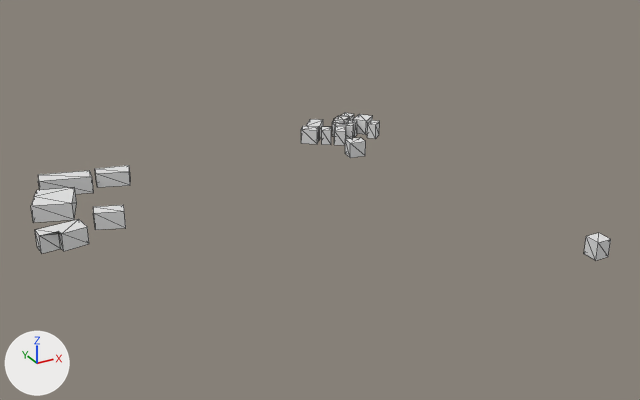
The glTF model output/glb/tile_559.glb, before and after one commit.
Both versions are drawn from a camera (50 mm lens) standing at (-196.0, -392.0, 207.0) and looking at (20.0, 1.0, 10.0). The lights are fixed; the arrows at lower left show +X, +Y and +Z. The picture after the commit comes second. Mesh edges are drawn as thin lines.
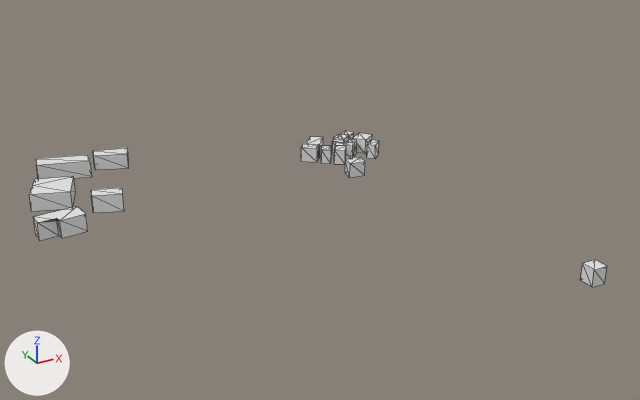
Changed parts and their boxes (x1, y1, x2, y2) in the pictures (640 x 400 px; the box of a moved part takes in the faces that stretch with it):
'Mesh_0', reshaped (6% taller)
    before: (31, 113, 611, 260)
    after: (29, 131, 607, 287)
part 1 of me_mesh_0, moved or reshaped
    before: (584, 233, 611, 260)
    after: (580, 260, 607, 287)
part 2 of me_mesh_0, moved or reshaped
    before: (367, 120, 380, 139)
    after: (367, 140, 379, 159)
part 3 of me_mesh_0, moved or reshaped
    before: (345, 137, 366, 158)
    after: (345, 157, 365, 178)
part 4 of me_mesh_0, moved or reshaped
    before: (335, 124, 354, 139)
    after: (335, 143, 353, 159)
part 5 of me_mesh_0, moved or reshaped
    before: (334, 126, 346, 145)
    after: (334, 146, 346, 164)
part 6 of me_mesh_0, moved or reshaped
    before: (322, 127, 331, 145)
    after: (321, 146, 331, 164)
part 7 of me_mesh_0, moved or reshaped
    before: (301, 126, 319, 144)
    after: (301, 144, 319, 162)
part 8 of me_mesh_0, moved or reshaped
    before: (306, 119, 323, 140)
    after: (307, 137, 323, 158)
part 9 of me_mesh_0, moved or reshaped
    before: (332, 121, 345, 136)
    after: (332, 139, 345, 155)
part 10 of me_mesh_0, moved or reshaped
    before: (347, 120, 357, 137)
    after: (346, 139, 357, 156)
part 11 of me_mesh_0, moved or reshaped
    before: (353, 114, 373, 135)
    after: (352, 133, 372, 154)
part 12 of me_mesh_0, moved or reshaped
    before: (334, 116, 349, 124)
    after: (334, 134, 348, 143)
part 13 of me_mesh_0, moved or reshaped
    before: (341, 113, 354, 120)
    after: (341, 131, 354, 139)
part 14 of me_mesh_0, moved or reshaped
    before: (31, 187, 77, 223)
    after: (29, 176, 76, 211)
part 15 of me_mesh_0, moved or reshaped
    before: (38, 170, 94, 194)
    after: (36, 155, 92, 179)
part 16 of me_mesh_0, moved or reshaped
    before: (95, 165, 131, 187)
    after: (93, 148, 129, 170)
part 17 of me_mesh_0, moved or reshaped
    before: (35, 219, 89, 253)
    after: (33, 206, 88, 240)
part 18 of me_mesh_0, moved or reshaped
    before: (93, 205, 126, 230)
    after: (91, 188, 124, 213)

Diff of the bpy script that builds the scene:
```diff
--- a/output/glb/tile_559.glb.py
+++ b/output/glb/tile_559.glb.py
@@ me_mesh_0 @@
 # used by ob_mesh_0; location = (0.0, 0.0, 0.0)
-me_mesh_0.from_pydata(...)  # 152 vertices, 192 faces; spans x -126.0..124.0, y -112.0..128.0, z 0.0..10.0
+me_mesh_0.from_pydata(...)  # 152 vertices, 192 faces; spans x -126.0..124.0, y -112.0..128.0, z -15.0..20.0
+# me_mesh_0 part 1: the loose piece of 8 vertices spanning x 116.0..124.0, y -112.0..-103.0, z 0.0..10.0 is moved by (0.0, 0.0, -15.0)
+# me_mesh_0 part 2: the loose piece of 8 vertices spanning x 111.0..122.0, y 95.0..105.0, z 0.0..10.0 is moved by (0.0, 0.0, -15.0)
+# me_mesh_0 part 3: the loose piece of 8 vertices spanning x 81.0..93.0, y 70.0..80.0, z 0.0..10.0 is moved by (0.0, 0.0, -14.0)
+# me_mesh_0 part 4: the loose piece of 8 vertices spanning x 90.0..103.0, y 100.0..111.0, z 0.0..10.0 is moved by (0.0, 0.0, -14.0)
+# me_mesh_0 part 5: the loose piece of 8 vertices spanning x 84.0..96.0, y 94.0..106.0, z 0.0..10.0 is moved by (0.0, 0.0, -14.0)
+# me_mesh_0 part 6: the loose piece of 8 vertices spanning x 77.0..87.0, y 99.0..110.0, z 0.0..10.0 is moved by (0.0, 0.0, -14.0)
+# me_mesh_0 part 7: the loose piece of 8 vertices spanning x 66.0..79.0, y 105.0..117.0, z 0.0..10.0 is moved by (0.0, 0.0, -13.0)
+# me_mesh_0 part 8: the loose piece of 8 vertices spanning x 73.0..89.0, y 111.0..127.0, z 0.0..10.0 is moved by (0.0, 0.0, -13.0)
+# me_mesh_0 part 9: the loose piece of 8 vertices spanning x 92.0..100.0, y 108.0..117.0, z 0.0..10.0 is moved by (0.0, 0.0, -14.0)
+# me_mesh_0 part 10: the loose piece of 8 vertices spanning x 100.0..108.0, y 104.0..113.0, z 0.0..10.0 is moved by (0.0, 0.0, -14.0)
+# me_mesh_0 part 11: the loose piece of 8 vertices spanning x 108.0..123.0, y 105.0..120.0, z 0.0..10.0 is moved by (0.0, 0.0, -14.0)
+# me_mesh_0 part 12: the loose piece of 8 vertices spanning x 96.0..107.0, y 114.0..124.0, z 0.0..10.0 is moved by (0.0, 0.0, -14.0)
+# me_mesh_0 part 13: the loose piece of 8 vertices spanning x 104.0..114.0, y 118.0..128.0, z 0.0..10.0 is moved by (0.0, 0.0, -14.0)
+# me_mesh_0 part 14: the loose piece of 12 vertices spanning x -122.0..-94.0, y 63.0..90.0, z 0.0..10.0 is moved by (0.0, 0.0, 7.0)
+# me_mesh_0 part 15: the loose piece of 8 vertices spanning x -110.0..-79.0, y 95.0..114.0, z 0.0..10.0 is moved by (0.0, 0.0, 10.0)
+# me_mesh_0 part 16: the loose piece of 8 vertices spanning x -77.0..-55.0, y 95.0..110.0, z 0.0..9.0 is moved by (0.0, 0.0, 11.0)
+# me_mesh_0 part 17: the loose piece of 12 vertices spanning x -126.0..-102.0, y 27.0..40.0, z 0.0..10.0 is moved by (0.0, 0.0, 7.0)
+# me_mesh_0 part 18: the loose piece of 8 vertices spanning x -94.0..-77.0, y 39.0..52.0, z 0.0..10.0 is moved by (0.0, 0.0, 10.0)
```
